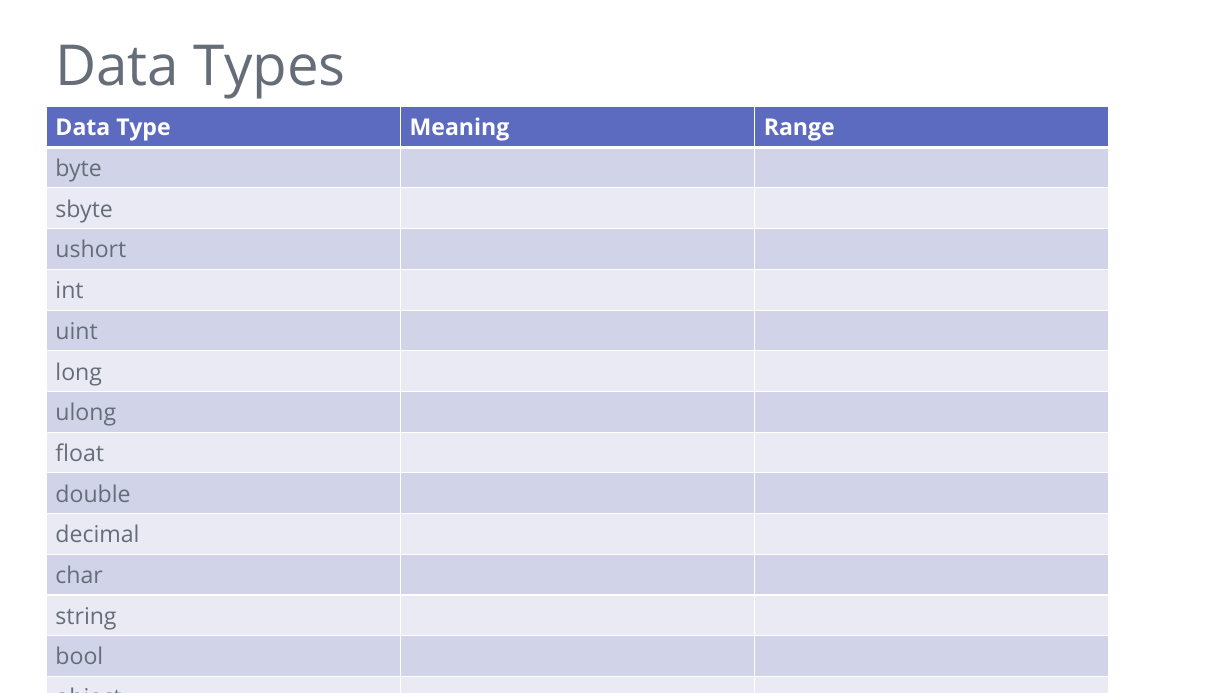
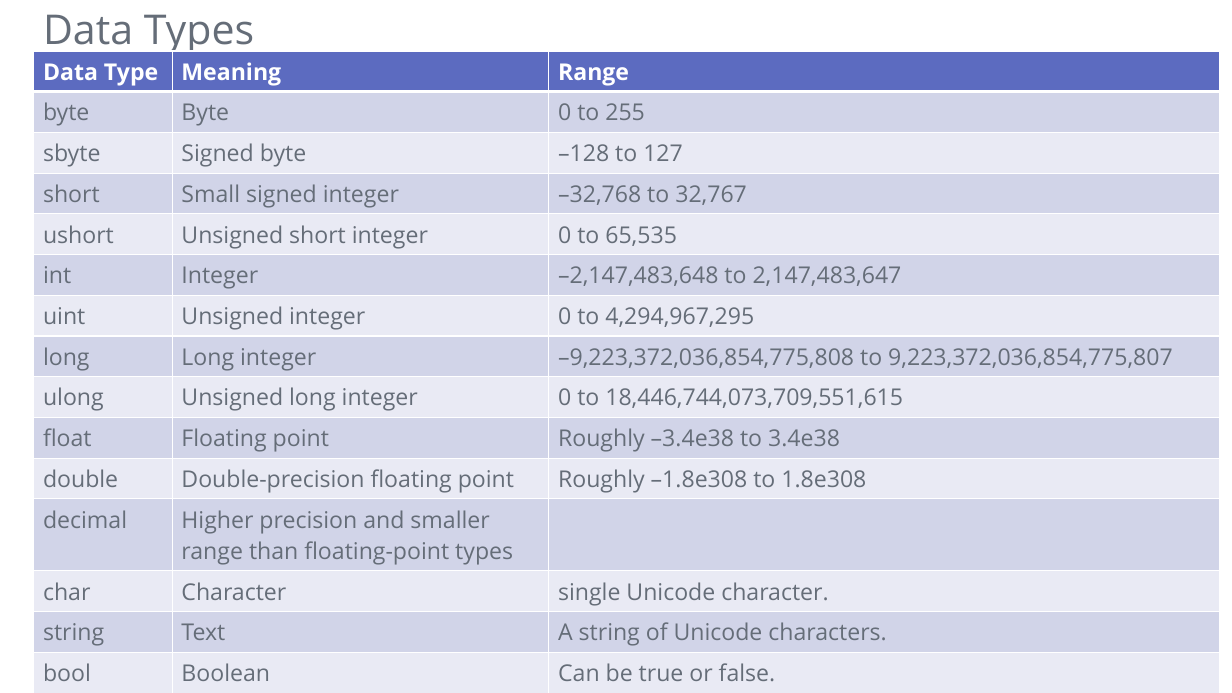
Before and after one commit to DaraOladapo/csharp-lessons, a slide deck: slide 5 of 01-intro/C# Lessons.pptx. Drawn at 1232x693 pixels with LibreOffice and Linux fonts; fonts in the diff are those of the drawing. Boxes give left, top, right and bottom in pixels: in the first picture for what was removed or moved away, otherwise in the second. Text is boxed around its words. In the diff, an @@ line names an element or a change of style, - is before the commit and + after.

```diff
--- a/01-intro/C# Lessons.pptx
+++ b/01-intro/C# Lessons.pptx
@@ title "Data Types": place and size @@
-title "Data Types" at (55,44,346,99)
+title "Data Types" at (43,14,254,56)
@@ title "Data Types" at (43,14,254,56): size 44 to 32 pt @@
@@ table at (34,51,1220,685) @@
-row 2: byte |  | 
-row 3: sbyte |  | 
-row 4: ushort |  | 
-row 5: int |  | 
-row 6: uint |  | 
-row 7: long |  | 
-row 8: ulong |  | 
-row 9: float |  | 
-row 10: double |  | 
-row 11: decimal |  | 
-row 12: char |  | 
-row 13: string |  | 
-row 14: bool |  | 
-row 15: object |  | 
+row 2: byte | Byte | 0 to 255
+row 3: sbyte | Signed byte | –128 to 127
+row 4: short | Small signed integer | –32,768 to 32,767
+row 5: ushort | Unsigned short integer | 0 to 65,535
+row 6: int | Integer | –2,147,483,648 to 2,147,483,647
+row 7: uint | Unsigned integer | 0 to 4,294,967,295
+row 8: long | Long integer | –9,223,372,036,854,775,808 to 9,223,372,036,854,775,807
+row 9: ulong | Unsigned long integer | 0 to 18,446,744,073,709,551,615
+row 10: float | Floating point | Roughly –3.4e38 to 3.4e38
+row 11: double | Double-precision floating point | Roughly –1.8e308 to 1.8e308
+row 12: decimal | Higher precision and smaller range than floating-point types | 
+row 13: char | Character | single Unicode character.
+row 14: string | Text | A string of Unicode characters.
+row 15: bool | Boolean | Can be true or false.
+row 16: object | An object | Can point to almost anything.
@@ table: place and size @@
-table at (46,106,1108,668)
+table at (34,51,1220,685)
```
Also in this commit, not shown: 1 slide added, 1 other file.
